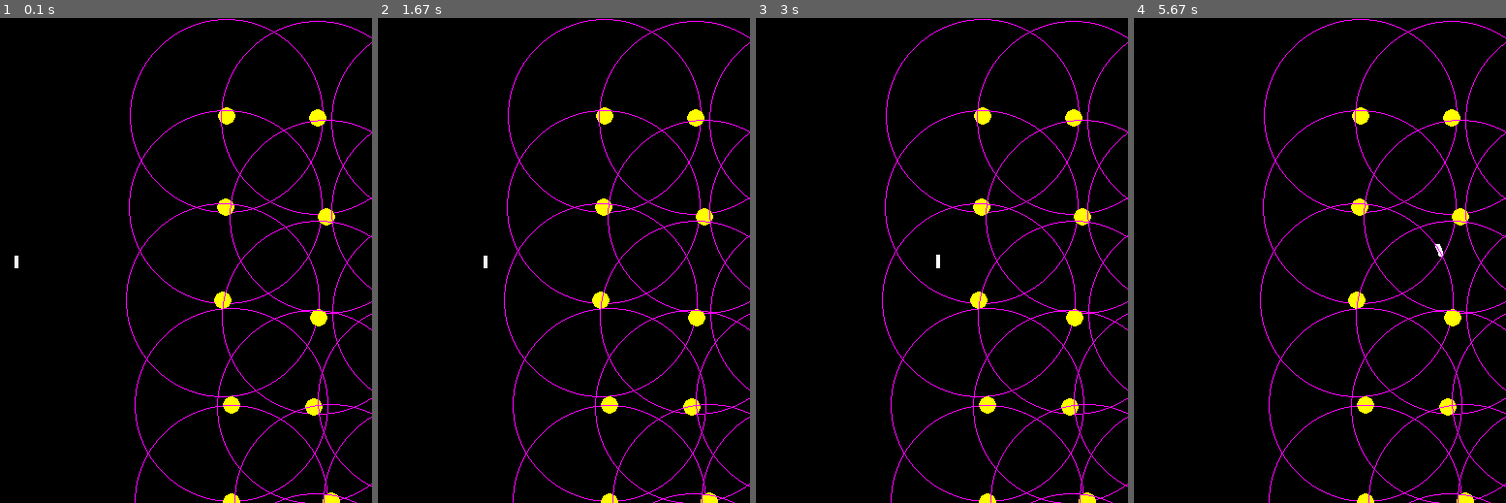
Above: before the commit, frames 1-4 (left to right).
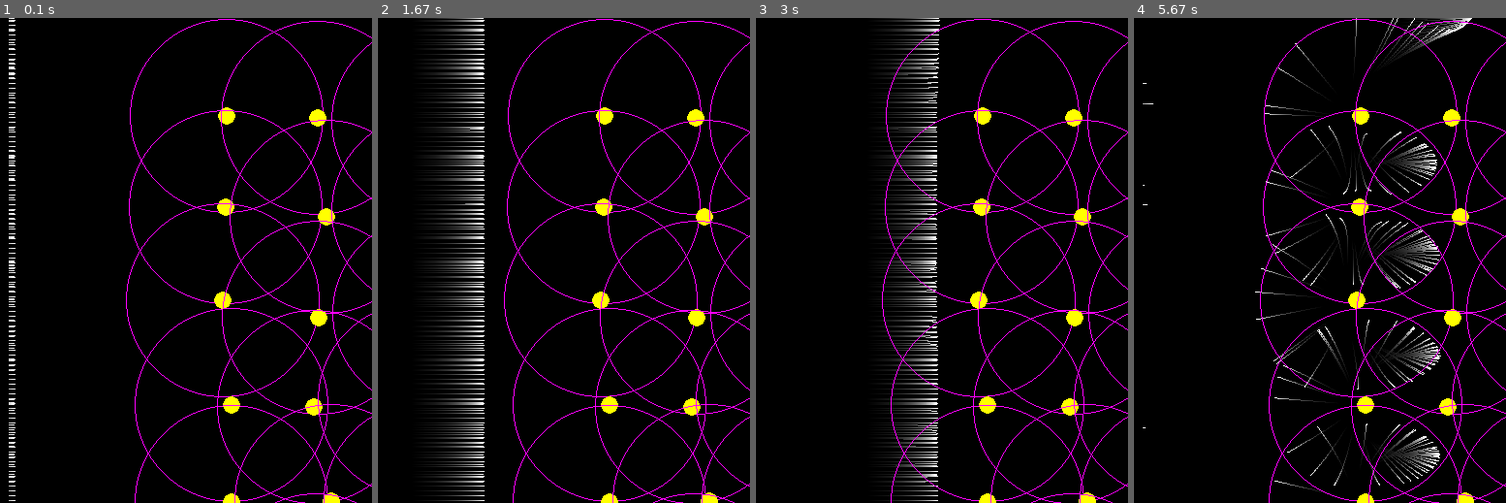
Above: after the commit, the same moments.

Repository: not-ETHICAL-HACKER/Python-Projects
Game: pygame game, started from main/sim/rutherford_sim_v1_pygame.py
The game is run twice, just before and just after one commit, with the same random seed, the same clock (stepped at 60 frames per second) and the same inputs.
Inputs:
- Up to frame 1 (0.1 s): no input
- Up to frame 2 (1.67 s): no input
- Up to frame 3 (3 s): no input
- Up to frame 4 (5.67 s): tap Enter every 0.33 s from 3.33 to 5.33 s

The runs differ from the first frame. In frame 1, 0.6% of the frame differs, in the area x 2-5%, y 0-100%; in frame 2, 4.6%, in the area x 15-30%, y 0-100%; in frame 3, 4.3%; in frame 4, 3.3%.

Commit message:
Add trail rendering, teleport tracking & histogram
Introduce a fade surface for particle trails (configurable alpha), switch density to 1 and use randomized atom placement, and limit the main loop by collected angles. Track particles that 'teleport' off-screen, record their exit angles, and draw motion lines for active particles using previous positions. Handle window resize by recreating the fade surface. At exit, plot a histogram of recorded angles with matplotlib. Also remove the old static atom grid (commented out). Note: adds a runtime dependency on matplotlib for the final histogram.

Diff:
--- a/main/sim/rutherford_sim_v1_pygame.py
+++ b/main/sim/rutherford_sim_v1_pygame.py
@@ -12,11 +12,19 @@
 
 screen = pygame.display.set_mode((W,H), pygame.RESIZABLE)
 pygame.display.set_caption("My Simulation")
+fade = pygame.Surface((W, H), pygame.SRCALPHA)
+fade.fill((0, 0, 0, 10))   # Last number = alpha (0-255)
+""" #! smaller alpha val make the trails longer
+fade.fill((0,0,0,3))    # Very long trails
+fade.fill((0,0,0,10))   # Medium trails
+fade.fill((0,0,0,30))   # Short trails
+fade.fill((0,0,0,80))   # Very short trails
+"""
 clock = pygame.time.Clock()
 drag = .1
 
 
-density = 100 #! out of 100
+density = 1 #! out of 100
 step = 1/density
 spacing = 5 * step
 start_y_atom = interaction_rad
@@ -35,16 +43,6 @@
         y_lvl = interaction_rad
     cc += 1
     atoms.append((start_x * 2 + interaction_rad* c + random.uniform(-10,10),y_lvl + random.uniform(-10,10)))
-"""
-for row in range(rows):
-    x_offset = (row % 2) * (interaction_rad / 2)
-
-    for col in range(cols):
-        x = start_x * 2 + col * interaction_rad + x_offset
-        y = row * interaction_rad
-
-        atoms.append((x, y))
-"""
 a_x_arr = [a[0] for a in atoms]
 a_y_arr = [a[1] for a in atoms]
 x_arr = [p[0] for p in particles]
@@ -53,15 +51,18 @@
 vy_arr = [random.uniform(-1e-3,1e-3) for _ in range(N)]
 
 angles = []
-
-while running:
+teleported = [False] * N
+while running and len(angles) < 2500:
+    pygame.display.set_caption(f"Particle Life | angles: {len(angles)}")
     for event in pygame.event.get():
         if event.type == pygame.QUIT:
             running = False
-
         elif event.type == pygame.VIDEORESIZE:
             W, H = event.w, event.h
             screen = pygame.display.set_mode((W, H), pygame.RESIZABLE)
+
+            fade = pygame.Surface((W, H), pygame.SRCALPHA)
+            fade.fill((0, 0, 0, 10))
     dx_arr = []
     dy_arr = []
     ux_arr = []
@@ -100,18 +101,31 @@
                 vx -= ux * decay
             vx_arr[j] = vx
             vy_arr[j] = vy
+    prev_x_arr = x_arr.copy()
+    prev_y_arr = y_arr.copy()
+
     for i in range(N):
         x_arr[i] += vx_arr[i]
-        if x_arr[i] > W or x_arr[i] < 0:
+        y_arr[i] += vy_arr[i]
+        if x_arr[i] > W or x_arr[i] < 0 or y_arr[i] > H or y_arr[i] < 0:
+            angles.append(int(math.degrees(math.atan2(vy_arr[i], vx_arr[i]))))
+            teleported[i] = True
             x_arr[i] = start_x
             y_arr[i] = random.uniform(0, H)
             vx_arr[i] = 1
             vy_arr[i] = random.uniform(-1e-3, 1e-3)
-        y_arr[i] += vy_arr[i]
-    screen.fill((0,0,0))
+    screen.blit(fade, (0, 0))
     for i in range(N):
-        # pygame.draw.circle(screen, colors[i], (x_arr[i], y_arr[i]), 2)
-        pygame.draw.rect(screen, (255,255,255), (int(x_arr[i]), int(y_arr[i]), 4, 4))
+        if not teleported[i]:
+            pygame.draw.line(
+                screen,
+                (255, 255, 255),
+                (prev_x_arr[i], prev_y_arr[i]),
+                (x_arr[i], y_arr[i])
+            )
+    # for i in range(N):
+    #     # pygame.draw.circle(screen, colors[i], (x_arr[i], y_arr[i]), 2)
+    #     pygame.draw.rect(screen, (255,255,255), (int(x_arr[i]), int(y_arr[i]), 4, 4))
     for j in range(A):
         pygame.draw.circle(
             screen,
@@ -121,6 +135,10 @@
             1          # outline thickness
         )
         pygame.draw.circle(screen, (255,255,0), (int(a_x_arr[j]), int(a_y_arr[j])),abs_rad)
+    teleported = [False] * N
     pygame.display.update()
     clock.tick(60)
 pygame.quit()
+import matplotlib.pyplot as pyplt
+pyplt.hist(angles,bins=180)
+pyplt.show()
